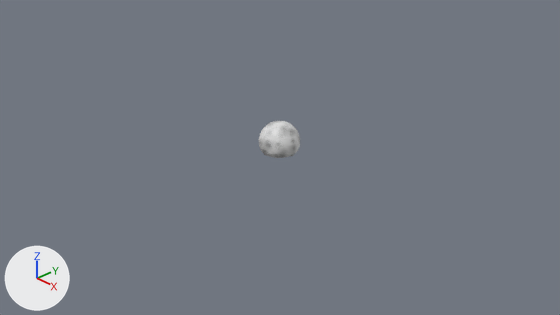
Before and after pictures for a commit that changed the Blender file dafu.blend.
Before and after are seen from the file's camera 'Camera'. The axes (+X, +Y, +Z) are drawn at lower left. The lights are the same throughout. The picture after the commit comes second.

In view in the first picture: '球体'.
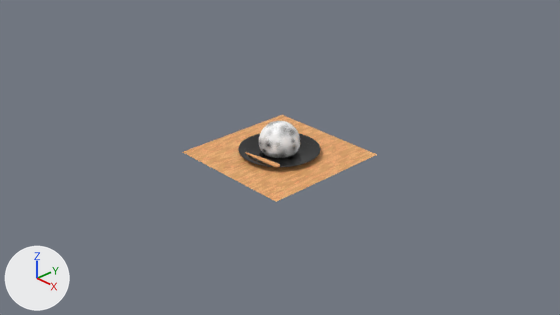
The change, as a list of edits to the scene's bpy script:
```text
Add mat_dish:
    mat_dish = bpy.data.materials.new('Dish')
    # nodes: BsdfPrincipled, Bump, OutputMaterial, TexNoise, ValToRGB
    # colours: black #000000, black #272727, white #ffffff
Add mat_table:
    mat_table = bpy.data.materials.new('Table')
    # nodes: BsdfPrincipled, Mapping, Mix, OutputMaterial, TexCoord, TexNoise, ValToRGB
    # colours: black #000000, white #ffffff, orange #dda063, beige #ffba82
Add mat_dafu:
    mat_dafu = bpy.data.materials.new('Dafu')
    # nodes: BsdfPrincipled, Bump, Displacement, Mapping, Mix, OutputMaterial, TexCoord, TexNoise, TexVoronoi, ValToRGB
    # colours: black #000000, white #ffffff, black #070707, white #f0f0f0
Change me_球体:
    used by ob_球体; location = (0.0, 0.0, 0.19); scale = (0.31, 0.31, 0.31)
    remove me_球体.from_pydata(...)  # 482 vertices, 512 faces; spans x -1.0..1.0, y -1.0..1.0, z -0.56..1.0
    remove me_球体.materials.append(mat_材质)
    add me_球体.from_pydata(...)  # 1986 vertices, 1984 faces; spans x -0.99..0.99, y -0.99..0.99, z -0.56..1.0
    me_球体 part 1: 16 vertices moved within x -0.54..0.54, y -0.54..0.54, z 0.83; 436 vertices removed from x -1.0..1.0, y -1.0..1.0, z -0.56..0.98; 1940 vertices added at x -0.99..0.99, y -0.99..0.99, z -0.56..0.99
    add me_球体.materials.append(mat_dafu)
Change me_平面:
    where me_平面.from_pydata(...)  # 4 vertices, 1 face; spans x -1.0..1.0, y -1.0..1.0, z 0.0
    add me_平面.materials.append(mat_table)
Change me_圆环:
    used by ob_圆环; location = (0.0, 0.0, 0.0)
    remove me_圆环.from_pydata(...)  # 128 vertices, 97 faces; spans x -0.604..0.604, y -0.604..0.604, z 0.001..0.072
    add me_圆环.from_pydata(...)  # 3842 vertices, 3840 faces; spans x -0.592..0.592, y -0.592..0.592, z 0.001..0.082
    me_圆环 part 2: 128 vertices removed from x -0.604..0.604, y -0.604..0.604, z 0.001..0.072; 3842 vertices added at x -0.592..0.592, y -0.592..0.592, z 0.001..0.082
    add me_圆环.materials.append(mat_dish)
Change ob_平面:
    remove ob_平面.hide_set(True)
Change ob_圆环:
    remove ob_圆环.hide_set(True)
Change ob_立方体:
    remove ob_立方体.hide_set(True)
```

Pixel boxes [x1, y1, x2, y2] of what changed, in the pictures (560 x 315 px):
'平面', shown (beige)
    after: [183, 115, 377, 202]
'圆环', shown
    after: [238, 134, 320, 167]
'立方体', shown
    after: [245, 152, 280, 168]
part 1 of me_球体, reshaped
    both: [259, 121, 300, 158]
